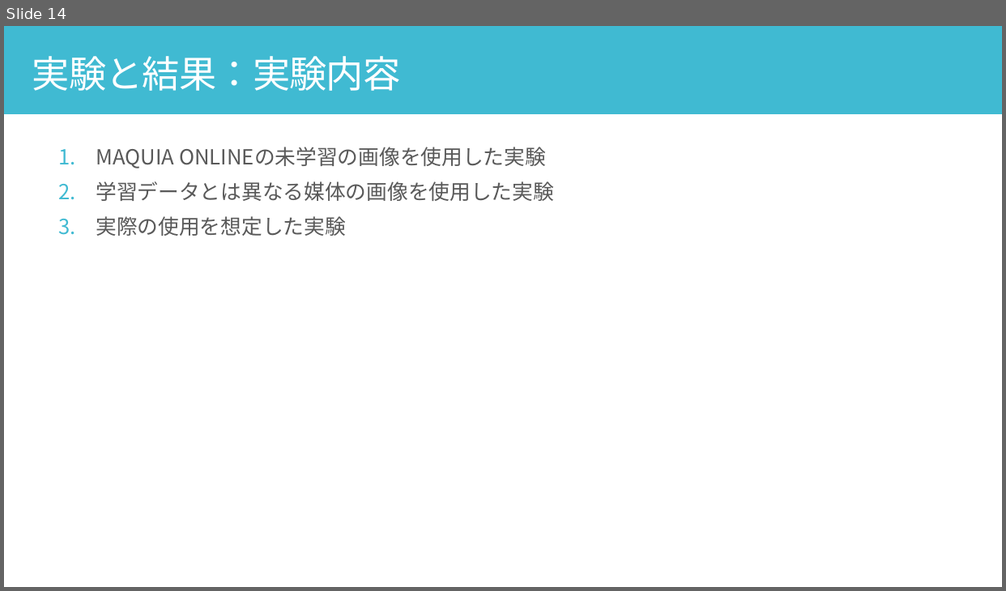
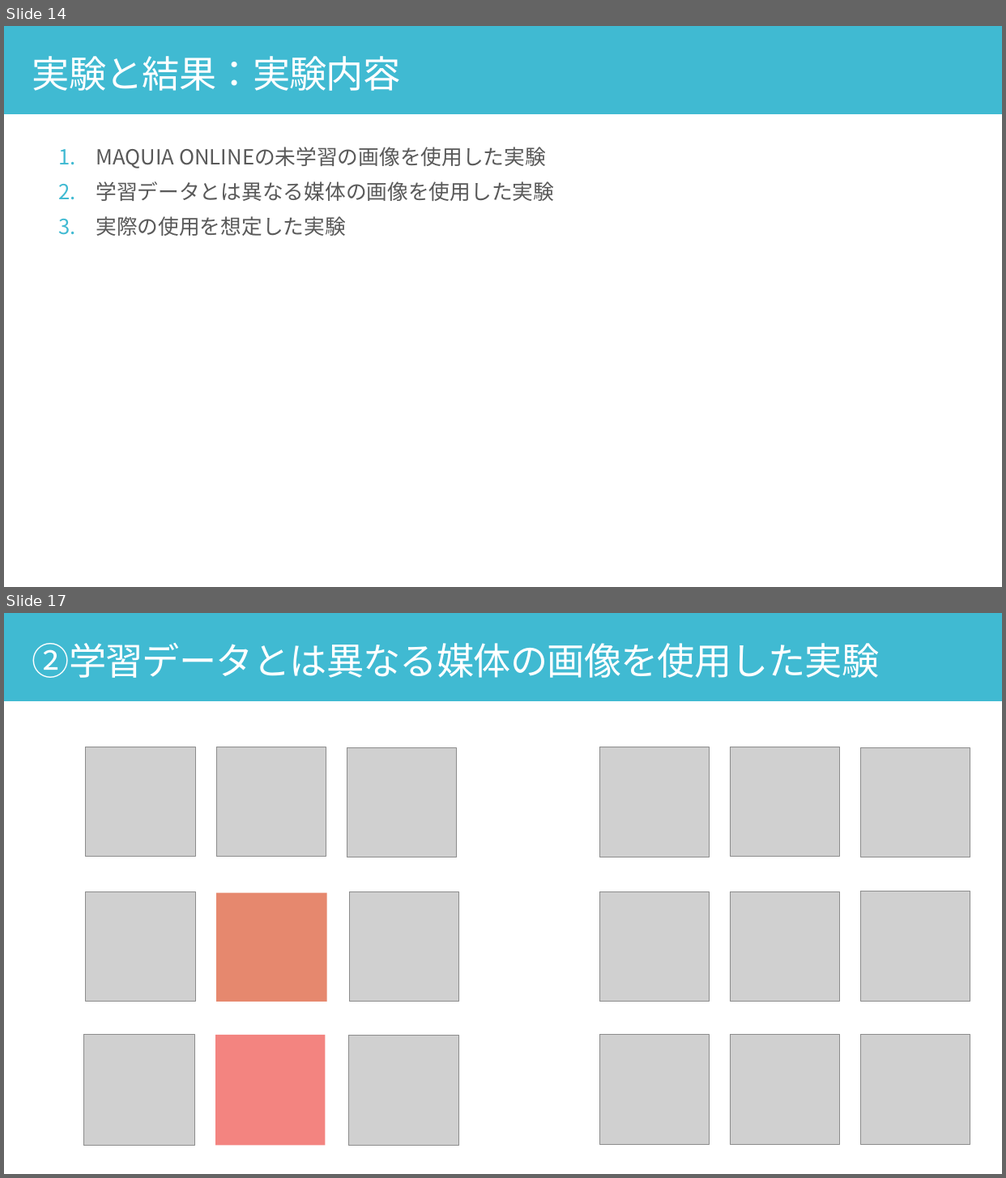
Before and after one commit to yuu5322/sci23, a slide deck: 口頭試問.pptx. Shown one above the other, each under a label of ours: slide 14 before the commit, slides 14 and 17 after it; the slides between them are not shown. The pictures are 1006x591 and 1006x1178 pixels, drawn with LibreOffice and Linux fonts; fonts in the diff are those of the drawing; grey boxes stand for pictures. Boxes give left, top, right and bottom in pixels: in the first picture for what was removed or moved away, otherwise in the second. Text is boxed around its words. In the diff, an @@ line names an element or a change of style, - is before the commit and + after.

```diff
--- a/口頭試問.pptx
+++ b/口頭試問.pptx
@@ slide 17 added at <box>4,613,1002,1174</box>, background #FFFFFF @@
@@ rectangle added at <box>4,613,1002,701</box>, fill #40BAD2 @@
@@ text added at <box>32,643,880,678</box>, 36 pt, text #FFFFFF @@
+②学習データとは異なる媒体の画像を使用した実験
@@ picture added at <box>86,747,196,857</box> @@
@@ picture added at <box>216,747,326,857</box> @@
@@ picture added at <box>347,747,457,858</box> @@
@@ picture added at <box>600,747,710,857</box> @@
@@ picture added at <box>731,747,840,857</box> @@
@@ picture added at <box>861,747,971,858</box> @@
@@ picture added at <box>86,892,196,1003</box> @@
@@ rectangle added at <box>216,893,327,1002</box>, fill #E6886E @@
@@ picture added at <box>349,892,459,1003</box> @@
@@ picture added at <box>600,892,710,1003</box> @@
@@ picture added at <box>731,892,840,1003</box> @@
@@ picture added at <box>861,892,971,1002</box> @@
@@ picture added at <box>83,1035,194,1146</box> @@
@@ rectangle added at <box>216,1035,326,1146</box>, fill #F38480 @@
@@ picture added at <box>348,1035,459,1146</box> @@
@@ picture added at <box>600,1035,710,1145</box> @@
@@ picture added at <box>731,1035,840,1145</box> @@
@@ picture added at <box>861,1035,971,1145</box> @@
```
Also in this commit, not shown: 5 slides changed, 3 other slides added, 7 slides removed.
